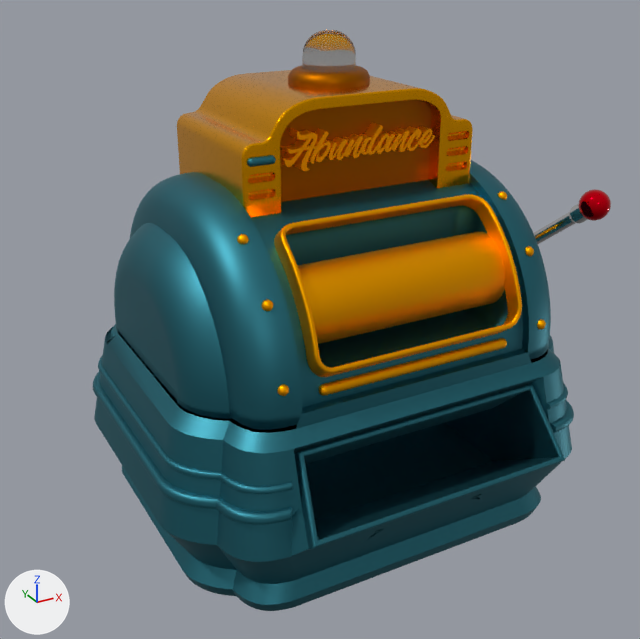
Renders of the glTF model Machine.glb from each side of a commit.
One viewpoint serves both versions: a 50 mm camera at (-1.67, -2.97, 1.57) aimed at (-0.05, -0.02, 0.1). Arrows for +X, +Y and +Z are at lower left; the lights stay in place. Both versions are drawn at frame 115 of the action 'Cylinder.007Action'; the numbers are the values there.
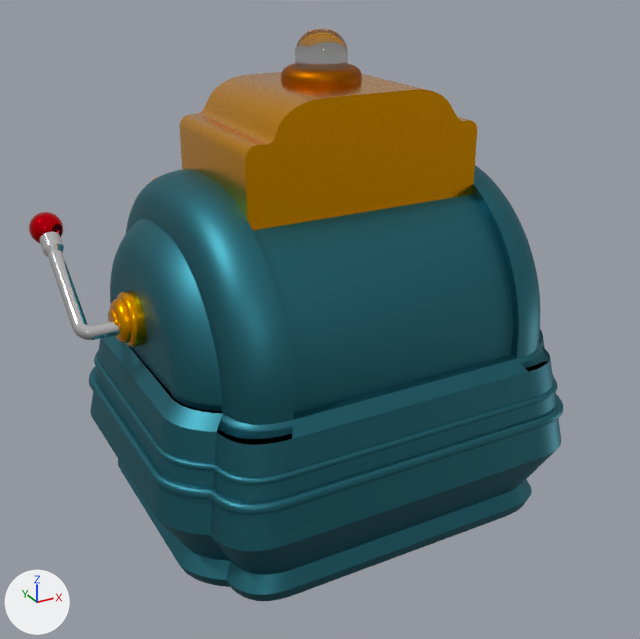
The edits, one by one:
Object 'Cylinder.007' (ob_cylinder_007) moves from (0.936, 0.0, 0.234) to (-0.914, 0.03, 0.224).
Object 'Cylinder.007' (ob_cylinder_007) turns from (53, 0, 0) to (55, 0, -180) degrees about x, y and z.
Object 'Plane.002' (ob_plane_002) turns from (90, 0, 0) to (90, 0, -180) degrees about x, y and z.

Where the change shows, as pixel boxes [x1, y1, x2, y2] in the pictures (640 x 639 px):
'Plane.002', turned
    before: [93, 30, 574, 611]
    after: [89, 29, 563, 601]
'Cylinder.007', moved, turned
    before: [534, 203, 588, 244]
    after: [39, 232, 119, 340]
'Sphere.002', moved, turned
    before: [578, 189, 611, 221]
    after: [29, 212, 63, 243]
